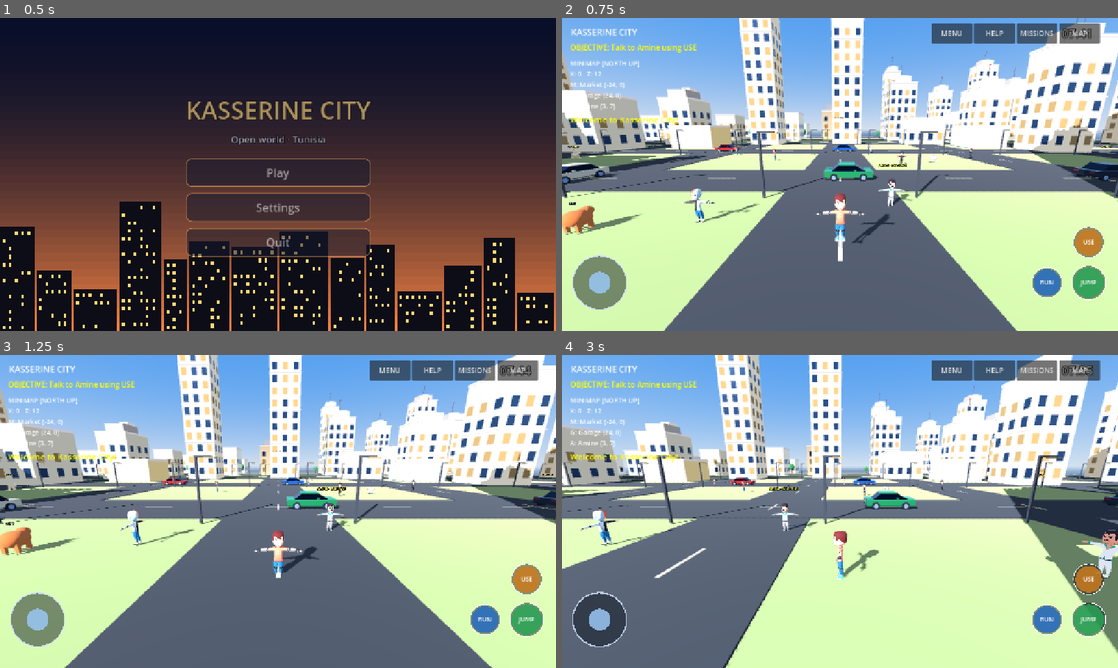
Above: before the commit, frames 1-4 (two rows, left to right).
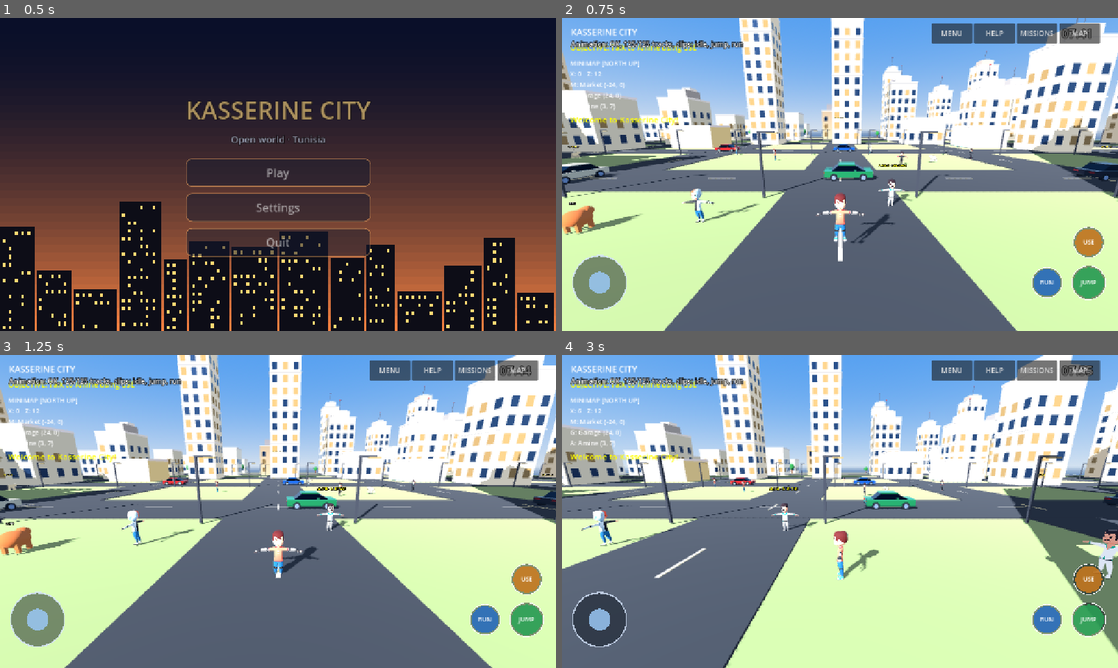
Above: after the commit, the same moments.

Repository: Gass-OS/Kasserine-City
Game: Godot game, scene res://menu.tscn
Two runs of this game, one before a commit and one after it. Both use one fixed random seed, a clock stepped at 60 frames per second and the inputs below.
Inputs (mouse positions are in pixels of both pictures, inside the frame that each line leads up to):
- Up to frame 1 (0.5 s): no input
- Up to frame 2 (0.75 s): click "Play" at 0.5 s
- Up to frame 3 (1.25 s): no input
- Up to frame 4 (3 s): move the mouse to (962, 495) at 1.27 s; hold D 1.28-2 s; click (962, 495) at 1.42 s; tap Space at 1.52 s; drag from (728, 527) to (812, 574) at 2.02 s; move the mouse to (895, 442) at 2.77 s; hold D from 2.78 s (still down)

Frame 1 is identical in both runs. In frame 2, 0.8% of the frame differs, in the area x 1-74%, y 7-72%; in frame 3, 0.7%; in frame 4, 1.0%, in the area x 1-100%, y 7-72%.

Commit message:
Stage 3b: skeletal animation for characters

Diff:
--- a/main.tscn
+++ b/main.tscn
@@ -1,9 +1,10 @@
-[gd_scene load_steps=5 format=3]
+[gd_scene load_steps=6 format=3]
 
 [ext_resource type="Script" path="res://scripts/world.gd" id="1"]
 [ext_resource type="Script" path="res://scripts/daynight.gd" id="2"]
 [ext_resource type="Script" path="res://scripts/night_glow.gd" id="3"]
 [ext_resource type="Script" path="res://scripts/dialogue.gd" id="4"]
+[ext_resource type="Script" path="res://scripts/anim_driver.gd" id="5"]
 
 [node name="KasserineCity" type="Node3D"]
 script = ExtResource("1")
@@ -16,3 +17,6 @@
 
 [node name="Dialogue" type="Node" parent="."]
 script = ExtResource("4")
+
+[node name="AnimDriver" type="Node" parent="."]
+script = ExtResource("5")
--- /dev/null
+++ b/scripts/anim_driver.gd
@@ -0,0 +1,87 @@
+extends Node
+
+var world: Node
+var last := {}
+var smooth := {}
+var label: Label
+var shown := 0.0
+
+func _ready() -> void:
+    await get_tree().process_frame
+    await get_tree().process_frame
+    world = get_parent()
+    var layer := CanvasLayer.new()
+    layer.layer = 20
+    add_child(layer)
+    label = Label.new()
+    label.position = Vector2(20, 48)
+    label.add_theme_font_size_override("font_size", 16)
+    label.add_theme_constant_override("outline_size", 5)
+    label.add_theme_color_override("font_outline_color", Color.BLACK)
+    layer.add_child(label)
+
+func _bodies() -> Array:
+    var out: Array = []
+    var p := world.get_node_or_null("Player")
+    if p:
+        out.append(p)
+    var cs = world.get("citizens")
+    if cs != null:
+        for c in cs:
+            out.append(c)
+    return out
+
+func _model_of(n: Node) -> Node3D:
+    for nm in ["PlayerCharacter", "KenneyCharacter"]:
+        var m := n.get_node_or_null(nm)
+        if m:
+            return m as Node3D
+    return null
+
+func _process(delta: float) -> void:
+    if world == null:
+        return
+    shown += delta
+    for n in _bodies():
+        if not is_instance_valid(n):
+            continue
+        var m := _model_of(n)
+        if m == null:
+            continue
+        var pos: Vector3 = (n as Node3D).global_position
+        var raw := 0.0
+        if last.has(n):
+            var d: Vector3 = pos - last[n]
+            d.y = 0.0
+            raw = d.length() / maxf(delta, 0.0001)
+        last[n] = pos
+        var s: float = lerpf(float(smooth.get(n, 0.0)), minf(raw, 14.0), 0.2)
+        smooth[n] = s
+        var ap := m.get_node_or_null("AnimPlayer") as AnimationPlayer
+        if ap != null:
+            var want := "idle"
+            var spd := 1.0
+            if n is CharacterBody3D and not (n as CharacterBody3D).is_on_floor() and ap.has_animation("jump"):
+                want = "jump"
+            elif s > 0.35 and ap.has_animation("run"):
+                want = "run"
+                spd = clampf(s / 6.0, 0.35, 1.5)
+            if ap.current_animation != want:
+                ap.play(want, 0.2)
+            ap.speed_scale = spd
+        else:
+            var t := Time.get_ticks_msec() / 1000.0
+            var ph := float(n.get_instance_id() % 7)
+            if s > 0.35:
+                m.position.y = absf(sin(t * clampf(s, 1.0, 8.0) * 2.0 + ph)) * 0.09
+                m.rotation.z = sin(t * clampf(s, 1.0, 8.0) + ph) * 0.07
+            else:
+                m.position.y = lerpf(m.position.y, 0.0, 0.2)
+                m.rotation.z = lerpf(m.rotation.z, 0.0, 0.2)
+    if label != null:
+        if shown < 10.0:
+            var pl := world.get_node_or_null("Player")
+            var pm := _model_of(pl) if pl else null
+            label.text = "Animation: " + (str(pm.get_meta("anim_status", "?")) if pm else "no player model")
+        else:
+            label.text = ""
--- /dev/null
+++ b/scripts/anim_helper.gd
@@ -0,0 +1,69 @@
+extends RefCounted
+
+const CLIPS = {
+    "idle": "res://assets/characters/idle.fbx",
+    "run": "res://assets/characters/run.fbx",
+    "jump": "res://assets/characters/jump.fbx",
+}
+
+static func _find(node: Node, cls: String) -> Node:
+    if node.is_class(cls):
+        return node
+    for c in node.get_children():
+        var r := _find(c, cls)
+        if r:
+            return r
+    return null
+
+static func _remap(anim: Animation, model: Node3D, skel: Skeleton3D) -> int:
+    var matched := 0
+    var skel_path := String(model.get_path_to(skel))
+    for i in range(anim.get_track_count()):
+        var p := anim.track_get_path(i)
+        if p.get_subname_count() == 0:
+            continue
+        var bone := String(p.get_concatenated_subnames())
+        if skel.find_bone(bone) < 0:
+            continue
+        anim.track_set_path(i, NodePath(skel_path + ":" + bone))
+        matched += 1
+    return matched
+
+static func setup(model: Node3D) -> void:
+    var skel := _find(model, "Skeleton3D") as Skeleton3D
+    if skel == null:
+        model.set_meta("anim_status", "no skeleton, procedural")
+        return
+    var lib := AnimationLibrary.new()
+    var total_matched := 0
+    var total_tracks := 0
+    for clip_name in CLIPS:
+        var packed := load(CLIPS[clip_name]) as PackedScene
+        if packed == null:
+            continue
+        var inst := packed.instantiate()
+        var src := _find(inst, "AnimationPlayer") as AnimationPlayer
+        if src != null:
+            var picked: Animation = null
+            for n in src.get_animation_list():
+                if String(n) == "RESET":
+                    continue
+                picked = src.get_animation(n)
+                break
+            if picked != null:
+                var anim := picked.duplicate() as Animation
+                anim.loop_mode = Animation.LOOP_NONE if clip_name == "jump" else Animation.LOOP_LINEAR
+                total_tracks += anim.get_track_count()
+                total_matched += _remap(anim, model, skel)
+                lib.add_animation(clip_name, anim)
+        inst.free()
+    if total_matched == 0 or not lib.has_animation("idle"):
+        model.set_meta("anim_status", "no bone match (%d tracks), procedural" % total_tracks)
+        return
+    var ap := AnimationPlayer.new()
+    ap.name = "AnimPlayer"
+    model.add_child(ap)
+    ap.root_node = NodePath("..")
+    ap.add_animation_library("", lib)
+    ap.autoplay = "idle"
+    model.set_meta("anim_status", "OK, %d/%d tracks, clips: %s" % [total_matched, total_tracks, ", ".join(lib.get_animation_list())])
--- a/scripts/character_model.gd
+++ b/scripts/character_model.gd
@@ -25,6 +25,7 @@
 
     model.name = "KenneyCharacter"
     model.scale = Vector3.ONE * 0.45
+    preload("res://scripts/anim_helper.gd").setup(model)
     return model
 
 static func _apply_skin(node: Node, texture: Texture2D) -> void:
